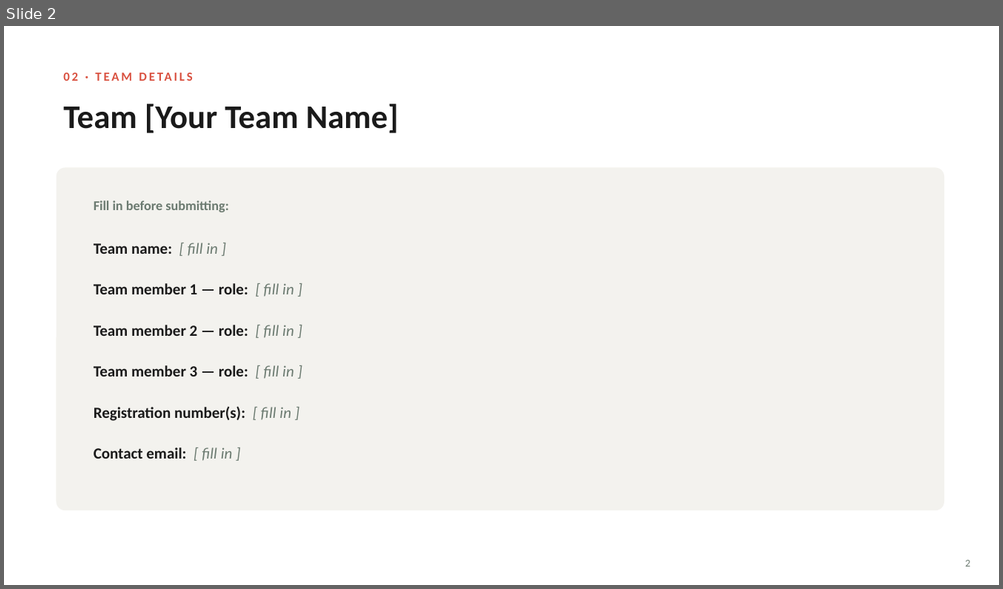
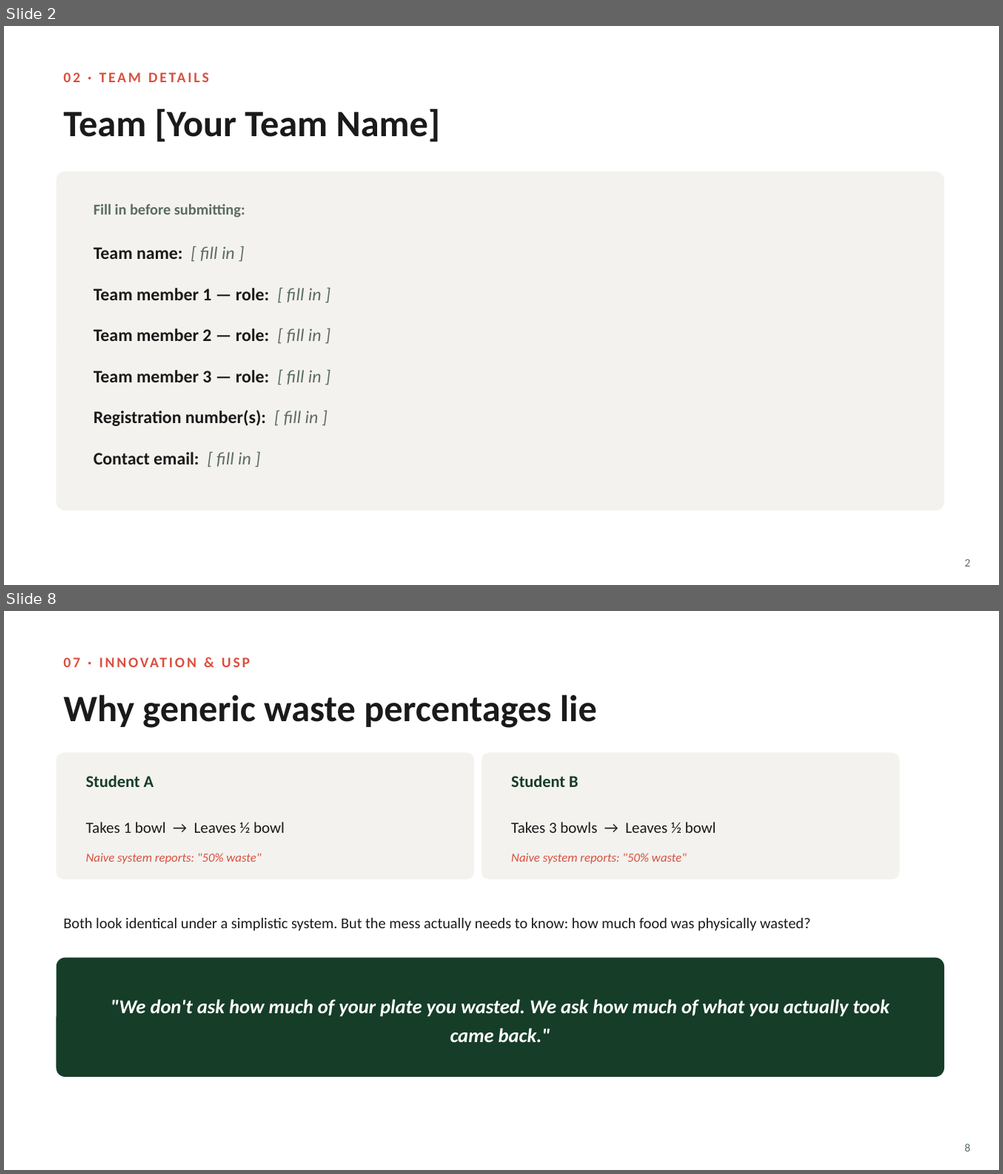
Before and after one commit to Coder1234a/ThaliMetrics, a slide deck: docs/ThaliMetrics_Pitch.pptx. Shown one above the other, each under a label of ours: slide 2 before the commit, slides 2 and 8 after it; the slides between them are not shown. The pictures are 1003x589 and 1003x1174 pixels, drawn with LibreOffice and Linux fonts; fonts in the diff are those of the drawing. Boxes give left, top, right and bottom in pixels: in the first picture for what was removed or moved away, otherwise in the second. Text is boxed around its words. In the diff, an @@ line names an element or a change of style, - is before the commit and + after.

```diff
--- a/docs/ThaliMetrics_Pitch.pptx
+++ b/docs/ThaliMetrics_Pitch.pptx
@@ slide 8 added at bbox=[4, 611, 999, 1170], background #FFFFFF @@
@@ text added at bbox=[57, 647, 728, 677], 14 pt, text #D9503F, bold @@
+07 · INNOVATION & USP
@@ text added at bbox=[63, 695, 597, 728], 36 pt, text #1A1A1A, bold @@
+Why generic waste percentages lie
@@ rounded rectangle added at bbox=[57, 753, 474, 880], fill #F3F2EE @@
@@ rounded rectangle added at bbox=[481, 753, 899, 880], fill #F3F2EE @@
@@ text added at bbox=[86, 775, 154, 787], 16 pt, text #163D28, bold @@
+Student A
@@ text added at bbox=[511, 775, 578, 787], 16 pt, text #163D28, bold @@
+Student B
@@ text added at bbox=[86, 822, 284, 833], 15 pt, text #1A1A1A @@
+Takes 1 bowl → Leaves ½ bowl
@@ text added at bbox=[511, 822, 716, 833], 15 pt, text #1A1A1A @@
+Takes 3 bowls → Leaves ½ bowl
@@ text added at bbox=[86, 853, 261, 864], 12 pt, text #D9503F, italic @@
+Naive system reports: "50% waste"
@@ text added at bbox=[511, 853, 686, 864], 12 pt, text #D9503F, italic @@
+Naive system reports: "50% waste"
@@ text added at bbox=[63, 918, 811, 931], 14.5 pt, text #1A1A1A @@
+Both look identical under a simplistic system. But the mess actually needs to know: how much food was physically wasted?
@@ rounded rectangle added at bbox=[57, 958, 944, 1077], fill #163D28 @@
@@ text added at bbox=[111, 999, 890, 1043], 19 pt, text #FFFFFF, bold, italic @@
+"We don't ask how much of your plate you wasted. We ask how much of what you actually took came back."
@@ text added at bbox=[965, 1144, 970, 1152], 11 pt, text #5C6B62 @@
+8
@@ slide 2 changed as well @@
@@ text "02 · TEAM DETAILS" at bbox=[63, 112, 146, 137]: size 12 to 14 pt @@
@@ text "Team [Your Team Name]" at bbox=[155, 109, 441, 142]: size 32 to 36 pt @@
@@ rounded rectangle: place and size @@
-rounded rectangle at bbox=[57, 168, 944, 511]
+rounded rectangle at bbox=[57, 172, 944, 511]
@@ text "Fill in before submitting:" at bbox=[94, 204, 245, 218]: size 13 to 14.5 pt, text colour #6B7A70 to #5C6B62 @@
@@ size 15 to 17 pt; text colour #6B7A70 to #5C6B62 in "[ fill in ]" in 6 elements at bbox=[94, 247, 235, 261], bbox=[94, 288, 321, 303], bbox=[94, 329, 321, 343], bbox=[94, 370, 321, 385], bbox=[94, 410, 318, 426], bbox=[94, 452, 251, 467] @@
@@ text "2" at bbox=[965, 560, 970, 567]: size 10 to 11 pt, text colour #6B7A70 to #5C6B62 @@
```
Also in this commit, not shown: 6 other slides changed, 5 other slides added, 4 slides removed, 4 other files.
